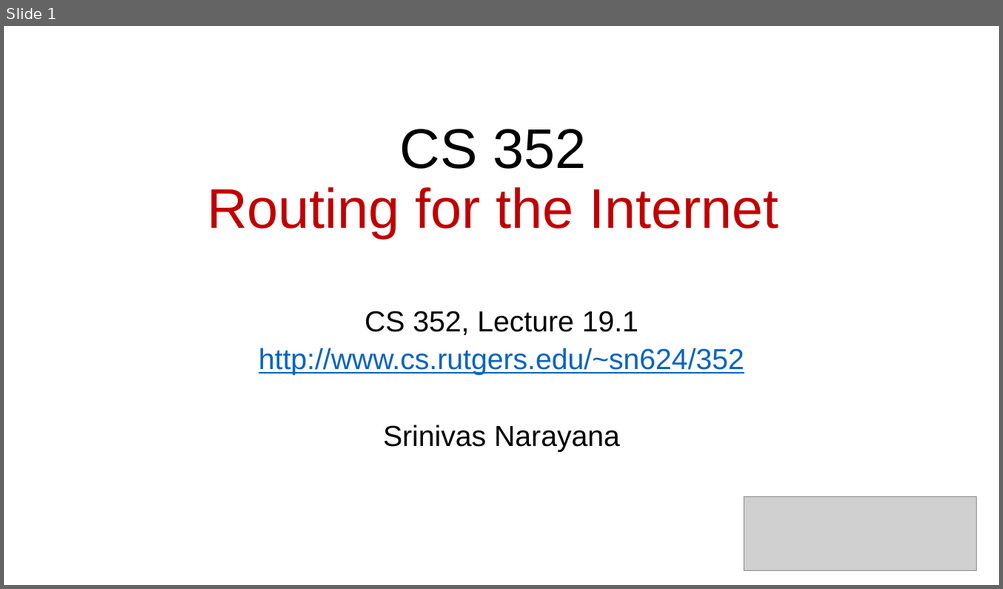
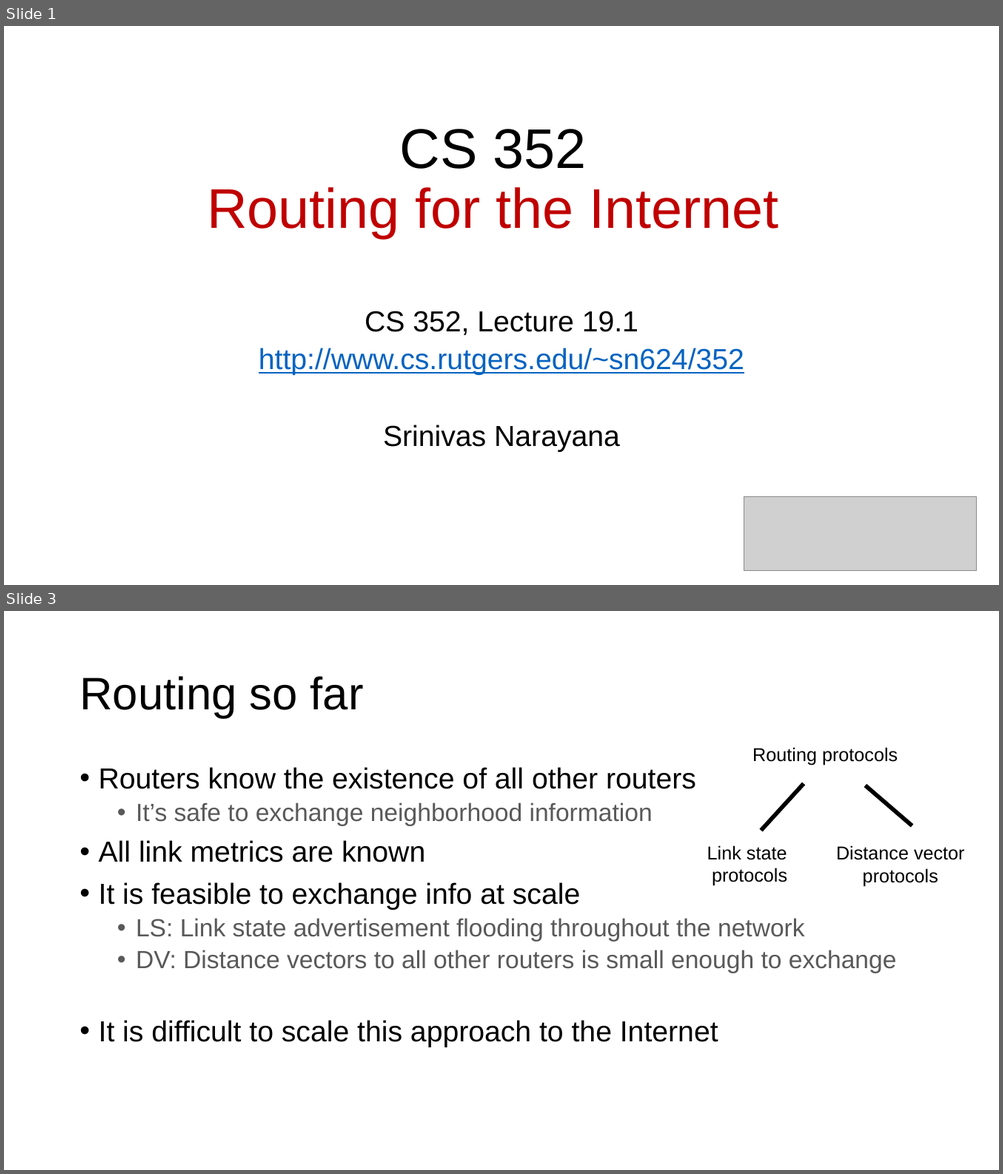
Before and after one commit to ngsrinivas/coursegen, a slide deck: ex/352-S21/staging/352-S21/lectures/network-interdomain-routing.pptx. Shown one above the other, each under a label of ours: slide 1 before the commit, slides 1 and 3 after it; the slides between them are not shown. The pictures are 1003x589 and 1003x1174 pixels, drawn with LibreOffice and Linux fonts; fonts in the diff are those of the drawing; grey boxes stand for pictures. Boxes give left, top, right and bottom in pixels: in the first picture for what was removed or moved away, otherwise in the second. Text is boxed around its words. In the diff, an @@ line names an element or a change of style, - is before the commit and + after.

Commit message:
Final slides for interdomain routing

```diff
--- a/ex/352-S21/staging/352-S21/lectures/network-interdomain-routing.pptx
+++ b/ex/352-S21/staging/352-S21/lectures/network-interdomain-routing.pptx
@@ slide 3 added at (4,611,999,1170), background #FFFFFF @@
@@ title added at (79,676,364,718), 44 pt, text #000000 @@
+Routing so far
@@ text added at (99,767,896,1048), 24 pt, text #595959 @@
+• Routers know the existence of all other routers
+  • It’s safe to exchange neighborhood information
+• All link metrics are known
+• It is feasible to exchange info at scale
+  • LS: Link state advertisement flooding throughout the network
+  • DV: Distance vectors to all other routers is small enough to exchange
+• It is difficult to scale this approach to the Internet
@@ group added at (707,747,965,886): 3 texts, 2 lines @@
+Distance vector protocols
+Routing protocols
+Link state
+protocols
```
Also in this commit, not shown: 1 slide changed, 38 other slides added, 3 slides removed, 1 other file.
